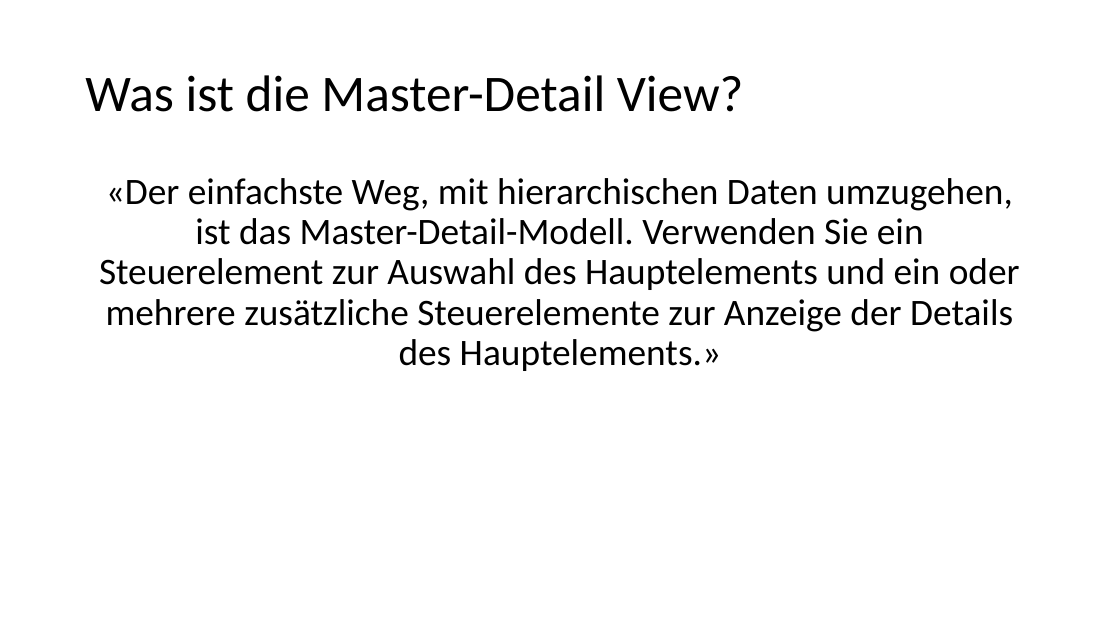
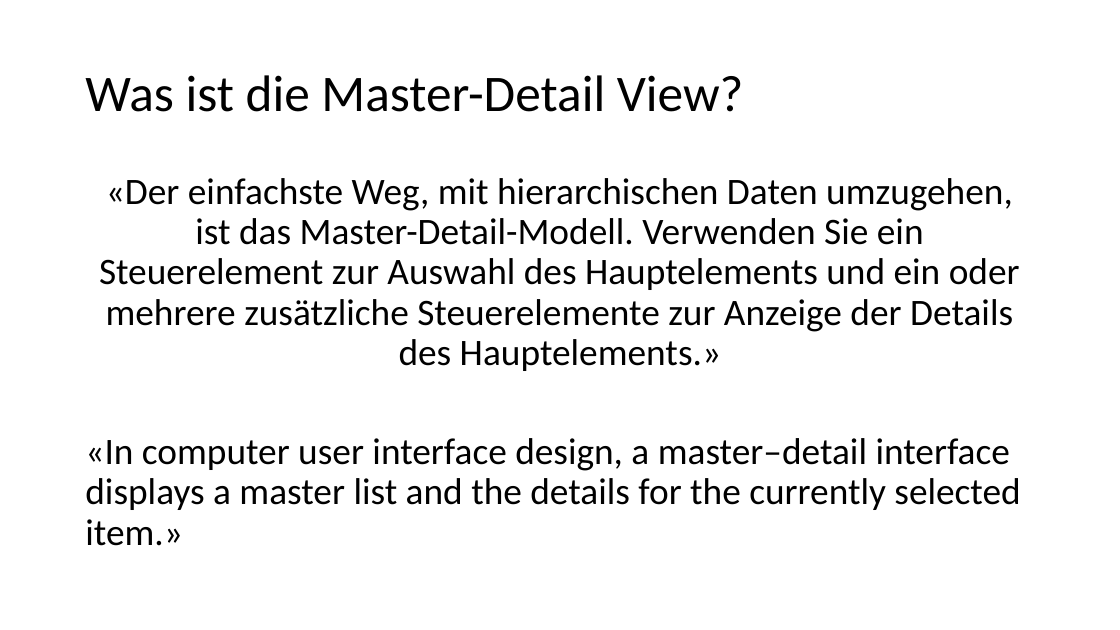
Before and after one commit to stefansimic/WEBCR-Master-Detail, a slide deck: slide 2 of WebCl.pptx. Drawn at 1120x630 pixels with LibreOffice and Linux fonts; fonts in the diff are those of the drawing. Boxes give left, top, right and bottom in pixels: in the first picture for what was removed or moved away, otherwise in the second. Text is boxed around its words. In the diff, an @@ line names an element or a change of style, - is before the commit and + after.

```diff
--- a/WebCl.pptx
+++ b/WebCl.pptx
@@ text at <box>85,438,1020,546</box>: paragraph added @@
+«In computer user interface design, a master–detail interface displays a master list and the details for the currently selected item.»
```
Also in this commit, not shown: 3 other slides changed, 4 other files.
